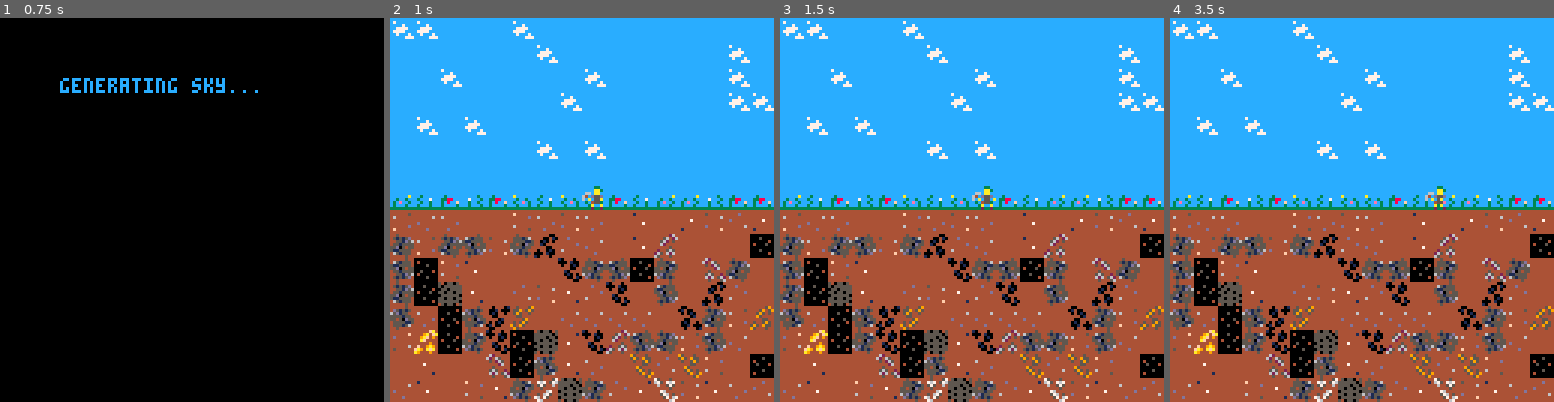
Above: before the commit, frames 1-4 (left to right).
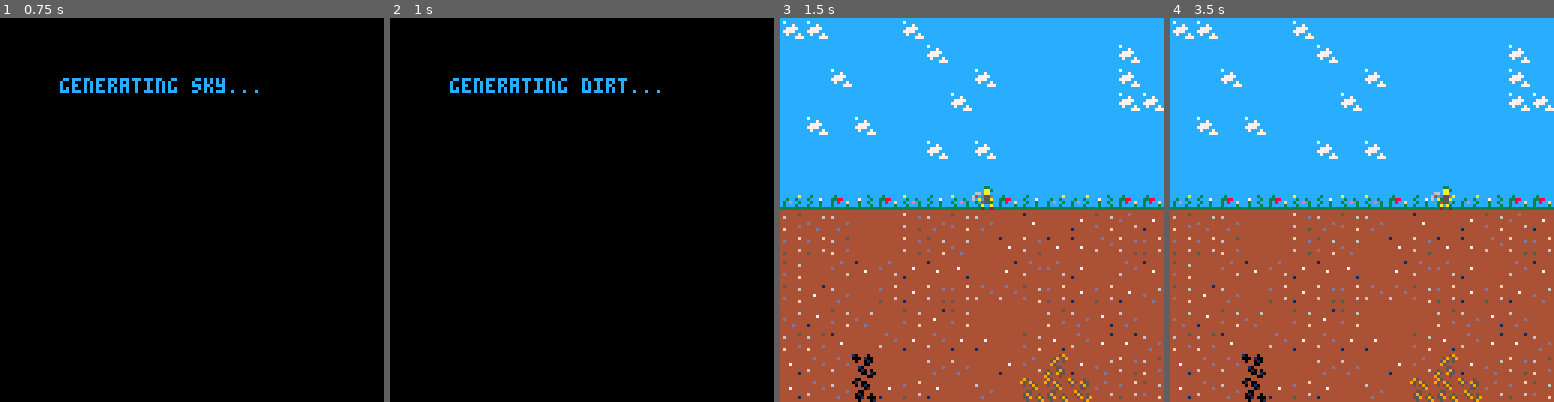
Above: after the commit, the same moments.

Repository: Divoolej/pico-miner
Game: PICO-8 cartridge pico_miner.p8
Two runs of this game, one before a commit and one after it. Both use one fixed random seed, a clock stepped at 60 frames per second and the inputs below.
Inputs:
- Up to frame 1 (0.75 s): tap X (X key) at 0.33 s; tap O (Z key) at 0.7 s
- Up to frame 2 (1 s): no input
- Up to frame 3 (1.5 s): tap X (X key) at 1.07 s
- Up to frame 4 (3.5 s): hold Right 1.6-2.1 s; tap O (Z key) every 0.4 s from 1.7 to 3.3 s; tap X (X key) at 1.85, 2.97 s; hold Up 2.15-2.42 s; hold Right 2.47-3.03 s; hold Left from 3.08 s (still down)

Frame 1 is identical in both runs. In frame 2, 95% of the frame differs, in the area x 0-100%, y 0-100%; in frame 3, 15%; in frame 4, 15%.

Commit message:
Resource generation overhaul

Diff:
--- a/pico_miner.p8
+++ b/pico_miner.p8
@@ -52,6 +52,21 @@
 local spr_empty = 47
 local spr_dirt = 27
 
+-- globals
+local world_depth = 300
+local min_coal_cluster_size = 5
+local max_coal_cluster_size = 9
+local min_copper_cluster_size = 4
+local max_copper_cluster_size = 8
+local min_iron_cluster_size = 4
+local max_iron_cluster_size = 7
+local min_silver_cluster_size = 3
+local max_silver_cluster_size = 6
+local min_gold_cluster_size = 2
+local max_gold_cluster_size = 5
+local min_diamond_cluster_size = 1
+local max_diamond_cluster_size = 4
+
 -- core functions
 function _init()
 	menu:init()
@@ -88,25 +103,90 @@
  return flr(rnd(n))
 end
 
-function ore_for_depth(n)
- local depth_factor = flr(n / 20)
- local dice = rnd(100)
- if (dice < 1 + depth_factor) return spr_diamond
- if (dice < 36) return spr_coal
- if (dice < 40 + depth_factor) return spr_gold
- if (dice < 70) return spr_copper
- if (dice < 80 + depth_factor) return spr_silver
- return spr_iron
-end
-
-function sprite_for_depth(n)
- local depth_factor = flr(n / 10)
- local dice = rnd(100)
- if (dice < 2) return spr_bedrock
- if (dice < 10 - depth_factor) return spr_empty
- if (dice < 60 - 2 * depth_factor) return spr_dirt + rndi(4)
- if (dice < 80 - depth_factor) return spr_stone
- return ore_for_depth(n)
+function coal_probability(y)
+ return (-1/250)*(y-100)*(y-100)+75
+end
+
+function copper_probability(y)
+ return (-1/275)*(y-125)*(y-125)+75
+end
+
+function iron_probability(y)
+ return (-1/225)*(y-150)*(y-150)+80
+end
+
+function silver_probability(y)
+ return (-1/225)*(y-200)*(y-200)+90
+end
+
+function gold_probability(y)
+ return (-1/500)*(y-250)*(y-250)+75
+end
+
+function diamond_probability(y)
+ return (-1/600)*(y-300)*(y-300)+75
+end
+
+function valid_position(row, column)
+ return (
+  column >= 1 and column <= 16 and
+  row > 10 and row <= world_depth and
+  not game.world[row][column]
+ )
+end
+
+function generate_cluster(row, column, sprite, cluster_size)
+ local n = 0
+ if valid_position(row, column) then
+  game.world[row][column] = make_tile(sprite, column - 1, row - 1, true)
+  n += 1
+ end
+ local current_x_offset = rndi(3)
+ local target_x_offset = (current_x_offset - 1) % 3
+ while (current_x_offset != target_x_offset) do
+  local current_y_offset = rndi(3)
+  local target_y_offset = (current_y_offset - 1) % 3
+  while (current_y_offset != target_y_offset) do
+   if (n == cluster_size) return n
+   if valid_position(row + (current_y_offset - 1), column + (current_x_offset - 1)) then
+    n += generate_cluster(row + (current_y_offset - 1), column + (current_x_offset - 1), sprite, cluster_size - n)
+   end
+   current_y_offset = (current_y_offset + 1) % 3
+  end
+  current_x_offset = (current_x_offset + 1) % 3
+ end
+ return n
+end
+
+function check_cluster_availability(row, column, cluster_size)
+ local n = 0
+ if (valid_position(row - 1, column - 1)) n += 1
+ if (valid_position(row - 1, column)) n += 1
+ if (valid_position(row, column - 1)) n += 1
+ if (valid_position(row, column)) n += 1
+ if (valid_position(row, column + 1)) n += 1
+ if (valid_position(row + 1, column - 1)) n += 1
+ if (valid_position(row + 1, column)) n += 1
+ if (valid_position(row + 1, column + 1)) n += 1
+ return n >= cluster_size
+end
+
+function generate_resource(name, sprite, amount, probability_function, min_cluster_size, max_cluster_size)
+ game.generation_status = "generating " .. name .. "..."
+ yield()
+ local n = 0
+ while n < amount do
+  i = rndi(world_depth - 9) + 10
+  if rnd(100) < probability_function(i) then
+   j = rndi(16) + 1
+   local cluster_size = rndi(
+    max_cluster_size - min_cluster_size + 1
+   ) + min_cluster_size
+   if check_cluster_availability(i, j, cluster_size) then
+    n += generate_cluster(i, j, sprite, cluster_size)
+   end
+  end
+ end
 end
 
 -->8
@@ -213,28 +293,6 @@
  }
 end
 
-function expensive()
- local i, b
- for i=1,9999,0.1 do
-  b=123*23/104*108/99*34/99*87*123*23/104*108/99*34/99*87
-  b=123*23/104*108/99*34/99*87*123*23/104*108/99*34/99*87
-  b=123*23/104*108/99*34/99*87*123*23/104*108/99*34/99*87
-  b=123*23/104*108/99*34/99*87*123*23/104*108/99*34/99*87
-  b=123*23/104*108/99*34/99*87*123*23/104*108/99*34/99*87
-  b=123*23/104*108/99*34/99*87*123*23/104*108/99*34/99*87
-  b=123*23/104*108/99*34/99*87*123*23/104*108/99*34/99*87
-  b=123*23/104*108/99*34/99*87*123*23/104*108/99*34/99*87
-  b=123*23/104*108/99*34/99*87*123*23/104*108/99*34/99*87
-  b=123*23/104*108/99*34/99*87*123*23/104*108/99*34/99*87
-  b=123*23/104*108/99*34/99*87*123*23/104*108/99*34/99*87
-  b=123*23/104*108/99*34/99*87*123*23/104*108/99*34/99*87
-  b=123*23/104*108/99*34/99*87*123*23/104*108/99*34/99*87
-  b=123*23/104*108/99*34/99*87*123*23/104*108/99*34/99*87
-  b=123*23/104*108/99*34/99*87*123*23/104*108/99*34/99*87
-  b=123*23/104*108/99*34/99*87*123*23/104*108/99*34/99*87
- end
-end
-
 function generate_map(self)
  local i, j
  -- generate sky
@@ -249,22 +307,30 @@
   local y = rndi(6) + 1
   self.world[y][x] = make_tile(spr_cloud, x - 1, y - 1, true)
  end
+ -- generate top ground layer and flowers
  game.generation_status = "generating ground layer..."
  yield()
- -- generate top ground layer and flowers
  self.world[8] = {}
  self.world[9] = {}
  for j=1,16 do
   self.world[8][j] = make_tile(40 + rndi(3), j - 1, 7, true)
   self.world[9][j] = make_tile(27 + rndi(4), j - 1, 8, true)
  end
- game.generation_status = "generating underground..."
+ -- generate underground
+ for i=10,world_depth do self.world[i] = {} end
+ generate_resource("coal", spr_coal, self.coal_amount, coal_probability, min_coal_cluster_size, max_coal_cluster_size)
+ generate_resource("copper", spr_copper, self.copper_amount, copper_probability, min_copper_cluster_size, max_copper_cluster_size)
+ generate_resource("iron", spr_iron, self.iron_amount, iron_probability, min_iron_cluster_size, max_iron_cluster_size)
+ generate_resource("silver", spr_silver, self.silver_amount, silver_probability, min_silver_cluster_size, max_silver_cluster_size)
+ generate_resource("gold", spr_gold, self.gold_amount, gold_probability, min_gold_cluster_size, max_gold_cluster_size)
+ generate_resource("diamonds", spr_diamond, self.diamond_amount, diamond_probability, min_diamond_cluster_size, max_diamond_cluster_size)
+ game.generation_status = "generating dirt..."
  yield()
- -- generate underground
- for i=10,30 do
-  self.world[i] = {}
+ for i=10,world_depth do
   for j=1,16 do
-   self.world[i][j] = make_tile(sprite_for_depth(i), j - 1, i - 1)
+   if not self.world[i][j] then
+    self.world[i][j] = make_tile(spr_dirt + rndi(4), j - 1, i - 1)
+   end
   end
  end
 end
@@ -328,6 +394,12 @@
 end
 
 game = {
+ coal_amount = 300,
+ copper_amount = 250,
+ iron_amount = 200,
+ silver_amount = 150,
+ gold_amount = 100,
+ diamond_amount = 50,
  world = {},
  is_loading = true,
  generate_map = generate_map,
